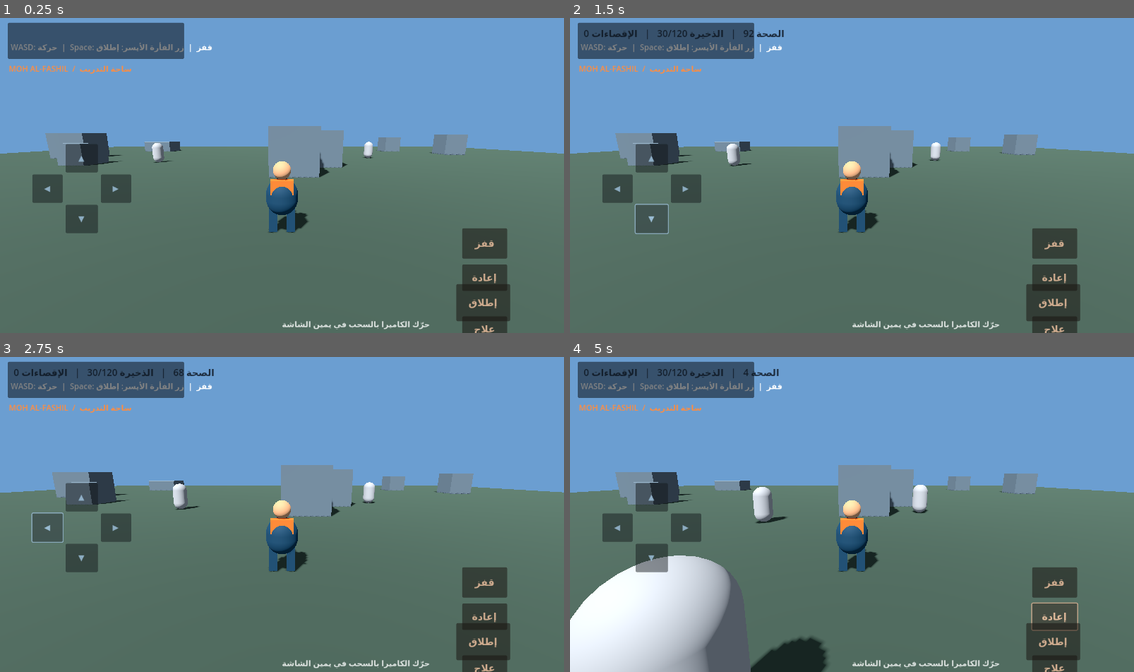
Above: before the commit, frames 1-4 (two rows, left to right).
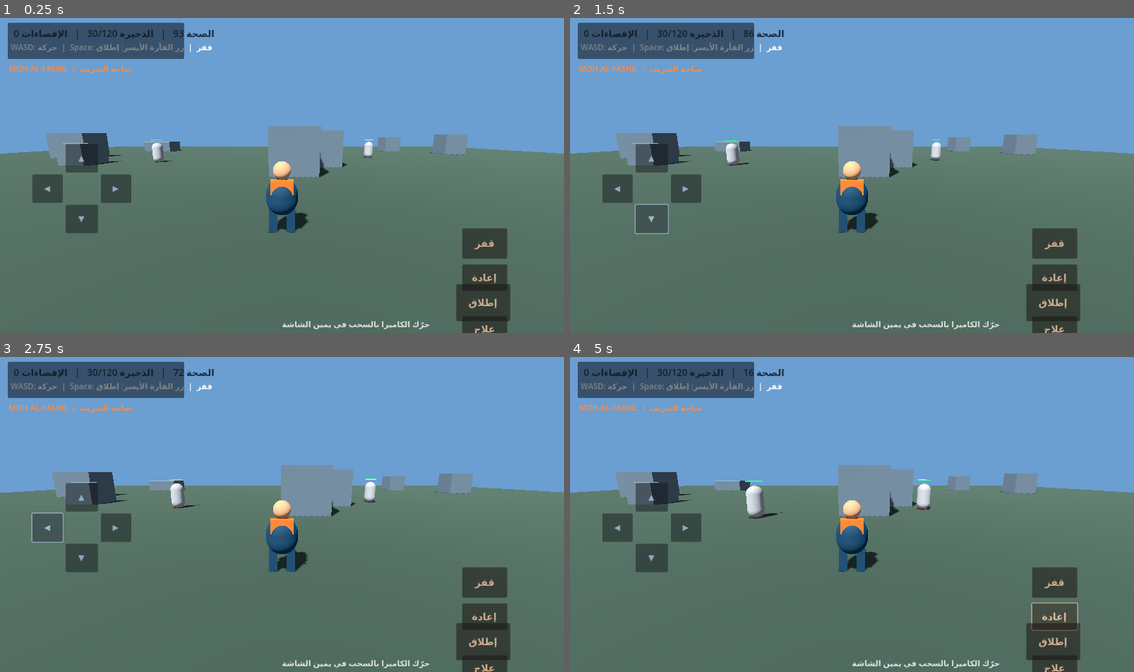
Above: after the commit, the same moments.

Repository: ffzit37-commits/Actaitv
Game: Godot game, scene res://scenes/main.tscn
Same seed, same stepped clock (60 frames per second), same inputs: the game is played once before the commit and once after it.
Inputs:
- Up to frame 1 (0.25 s): no input
- Up to frame 2 (1.5 s): click "▲" at 0.5 s; click "▼" at 1.25 s
- Up to frame 3 (2.75 s): click "◀" at 2 s
- Up to frame 4 (5 s): click "▶" at 2.75 s; click "قفز" at 3.5 s; click "إعادة" at 4.25 s

The runs differ from the first frame. In frame 1, 0.3% of the frame differs, in the area x 2-67%, y 3-46%; in frame 2, 0.1%; in frame 3, 0.3%; in frame 4, 10%, in the area x 0-65%, y 3-100%.
Error in both runs: Invalid call to function 'update_stats' in base 'CanvasLayer (hud.gd)'. Expected 5 arguments. (res://scripts/world.gd:59)

Commit message:
Improve bot visuals and combat AI

Diff:
--- a/godot/scripts/bot.gd
+++ b/godot/scripts/bot.gd
@@ -1,41 +1,98 @@
 extends CharacterBody3D
 
-@export var max_health: int = 100
-@export var move_speed: float = 2.4
-@export var attack_range: float = 13.0
-@export var attack_damage: int = 8
+@export var max_health := 100
+@export var move_speed := 2.1
+@export var attack_range := 16.0
+@export var attack_damage := 7
 
 var health: int
 var attack_timer := 0.0
+var strafe_timer := 0.0
+var strafe_sign := 1.0
 var player: Node3D
+var health_bar: MeshInstance3D
 
 func _ready() -> void:
     health = max_health
     add_to_group("bots")
+    _build_bot()
     player = get_tree().get_first_node_in_group("player")
+
+func _build_bot() -> void:
+    var armor := StandardMaterial3D.new()
+    armor.albedo_color = Color(0.42, 0.12, 0.10)
+    var bright := StandardMaterial3D.new()
+    bright.albedo_color = Color(1.0, 0.48, 0.12)
+    var head := MeshInstance3D.new()
+    var sphere := SphereMesh.new()
+    sphere.radius = 0.23
+    sphere.height = 0.46
+    head.mesh = sphere
+    head.position.y = 1.58
+    head.material_override = bright
+    add_child(head)
+    _box(Vector3(0, 0.95, 0), Vector3(0.72, 0.9, 0.42), armor)
+    _box(Vector3(-0.2, 0.3, 0), Vector3(0.22, 0.6, 0.25), armor)
+    _box(Vector3(0.2, 0.3, 0), Vector3(0.22, 0.6, 0.25), armor)
+    var bar_bg := BoxMesh.new()
+    bar_bg.size = Vector3(0.9, 0.08, 0.05)
+    var bar := MeshInstance3D.new()
+    bar.mesh = bar_bg
+    bar.position = Vector3(0, 2.05, 0)
+    add_child(bar)
+    health_bar = MeshInstance3D.new()
+    var fill := BoxMesh.new()
+    fill.size = Vector3(0.86, 0.055, 0.06)
+    health_bar.mesh = fill
+    var green := StandardMaterial3D.new()
+    green.albedo_color = Color(0.2, 0.95, 0.4)
+    health_bar.material_override = green
+    health_bar.position = Vector3(0, 2.06, -0.035)
+    add_child(health_bar)
+
+func _box(pos: Vector3, size: Vector3, material: Material) -> void:
+    var n := MeshInstance3D.new()
+    var m := BoxMesh.new()
+    m.size = size
+    n.mesh = m
+    n.position = pos
+    n.material_override = material
+    add_child(n)
 
 func _physics_process(delta: float) -> void:
     if not is_instance_valid(player):
+        player = get_tree().get_first_node_in_group("player")
         return
     attack_timer = maxf(0.0, attack_timer - delta)
+    strafe_timer -= delta
+    if strafe_timer <= 0.0:
+        strafe_timer = randf_range(1.2, 2.6)
+        strafe_sign *= -1.0
     var offset := player.global_position - global_position
     var distance := offset.length()
-    if distance > 2.6:
-        var direction := offset.normalized()
-        velocity.x = direction.x * move_speed
-        velocity.z = direction.z * move_speed
-        look_at(Vector3(player.global_position.x, global_position.y, player.global_position.z), Vector3.UP)
+    var direction := offset.normalized()
+    look_at(Vector3(player.global_position.x, global_position.y, player.global_position.z), Vector3.UP)
+    var move_dir := Vector3.ZERO
+    if distance > 8.0:
+        move_dir = direction
+    elif distance > 4.0:
+        move_dir = direction * 0.35 + global_transform.basis.x * strafe_sign * 0.7
     else:
-        velocity.x = move_toward(velocity.x, 0.0, 8.0 * delta)
-        velocity.z = move_toward(velocity.z, 0.0, 8.0 * delta)
+        move_dir = -direction * 0.45 + global_transform.basis.x * strafe_sign
+    velocity.x = move_dir.normalized().x * move_speed
+    velocity.z = move_dir.normalized().z * move_speed
+    if not is_on_floor():
+        velocity.y -= 18.0 * delta
+    move_and_slide()
     if distance <= attack_range and attack_timer <= 0.0:
-        attack_timer = 1.2
+        attack_timer = 1.4
         if player.has_method("take_damage"):
             player.take_damage(attack_damage)
-    move_and_slide()
 
 func take_damage(amount: int) -> void:
-    health -= amount
+    health = maxi(0, health - amount)
+    if is_instance_valid(health_bar):
+        health_bar.scale.x = maxf(0.02, float(health) / float(max_health))
     if health <= 0:
         var hero = get_tree().get_first_node_in_group("player")
         if hero:
